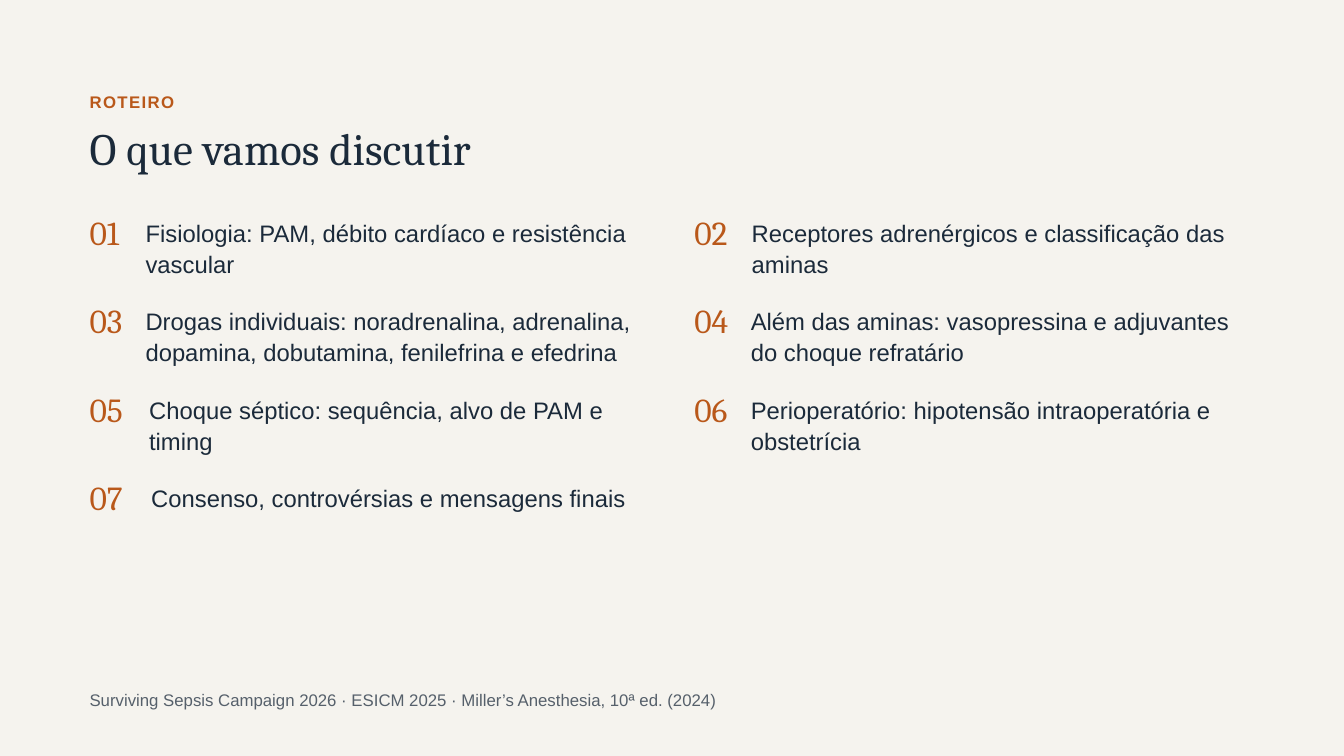
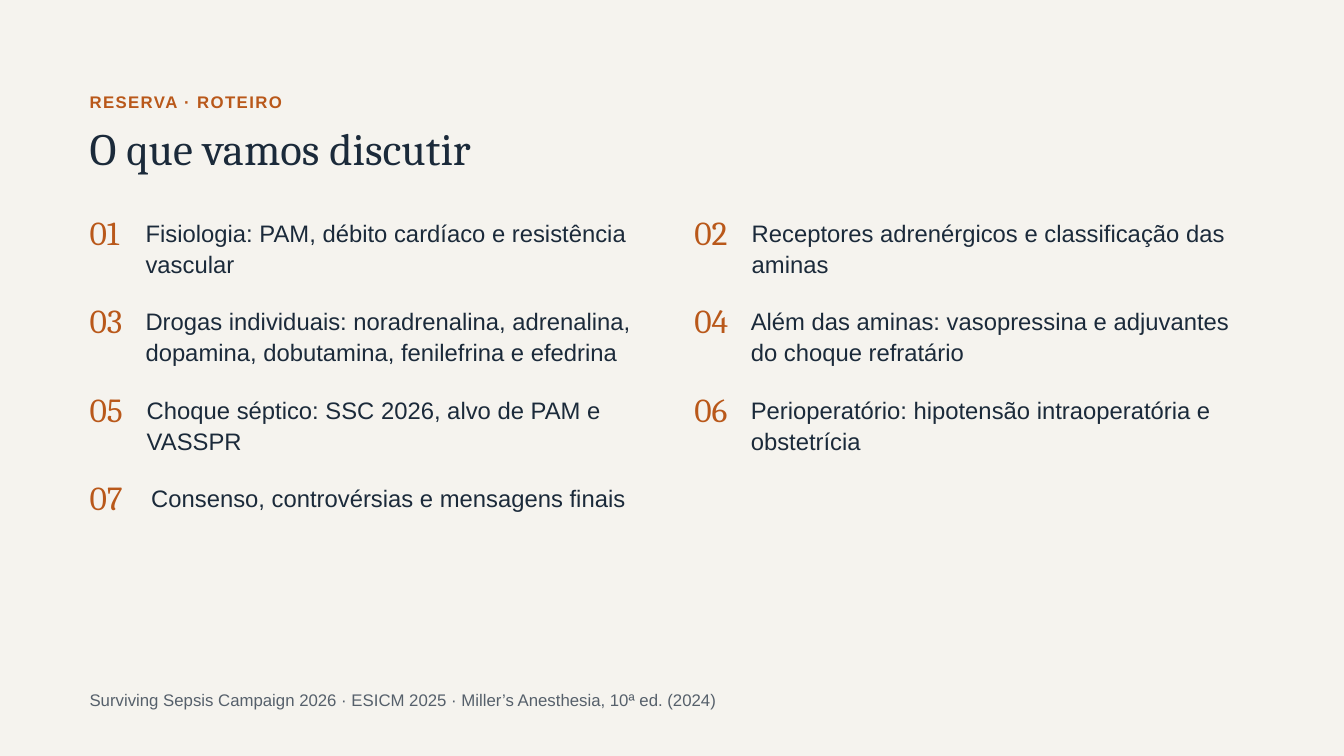
Before and after one commit to brunomoraesdubois-bit/Bruno, a slide deck: slide 27 of apresentacao/Aminas_Vasoativas.pptx (slide 2 before the commit). Drawn at 1344x756 pixels with LibreOffice and Linux fonts; fonts in the diff are those of the drawing. Boxes give left, top, right and bottom in pixels: in the first picture for what was removed or moved away, otherwise in the second. Text is boxed around its words. In the diff, an @@ line names an element or a change of style, - is before the commit and + after.

```diff
--- a/apresentacao/Aminas_Vasoativas.pptx
+++ b/apresentacao/Aminas_Vasoativas.pptx
@@ text at (90,96,282,108): text changed @@
-ROTEIRO
+RESERVA · ROTEIRO
@@ text at (147,401,600,451): text changed @@
-Choque séptico: sequência, alvo de PAM e timing
+Choque séptico: SSC 2026, alvo de PAM e VASSPR
```
Also in this commit, not shown: 18 other slides changed, 7 slides added, 1 slide removed, 33 other files.
